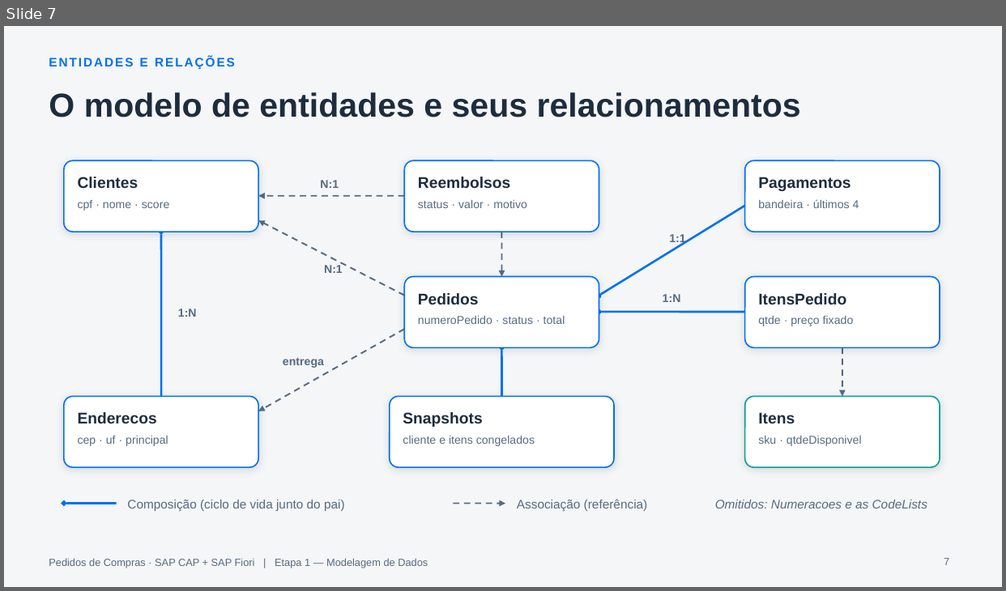
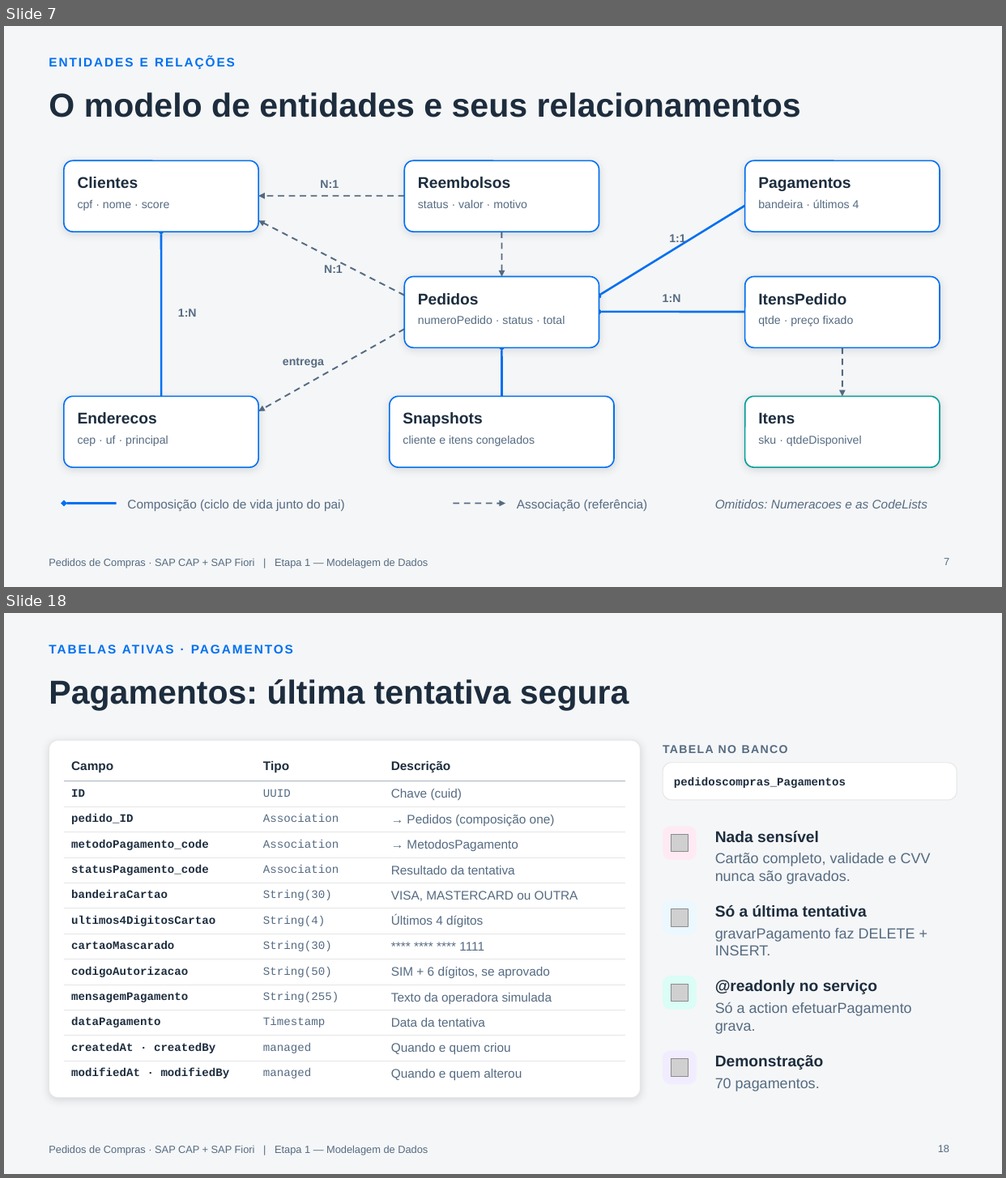
Before and after one commit to AdrianoBispo/sap-cap-nodejs-pedidos-de-compras-app, a slide deck: docs/apresentacoes/01-modelagem-de-dados.pptx. Shown one above the other, each under a label of ours: slide 7 before the commit, slides 7 and 18 after it; the slides between them are not shown. The pictures are 1006x591 and 1006x1178 pixels, drawn with LibreOffice and Linux fonts; fonts in the diff are those of the drawing; grey boxes stand for pictures. Boxes give left, top, right and bottom in pixels: in the first picture for what was removed or moved away, otherwise in the second. Text is boxed around its words. In the diff, an @@ line names an element or a change of style, - is before the commit and + after.

```diff
--- a/docs/apresentacoes/01-modelagem-de-dados.pptx
+++ b/docs/apresentacoes/01-modelagem-de-dados.pptx
@@ slide 18 added at box(4, 613, 1002, 1174), background #F5F6F7; not listed: 1 template element that a slide beside it also shows @@
@@ text added at box(49, 637, 798, 661), 12 pt, text #0070F2, bold @@
+TABELAS ATIVAS · PAGAMENTOS
@@ title added at box(49, 679, 629, 710), 32 pt, text #1D2D3E, bold @@
+Pagamentos: última tentativa segura
@@ rounded rectangle added at box(49, 740, 641, 1098), fill #FFFFFF, outline #E5E5E5 0.75 pt @@
@@ table added at box(64, 752, 625, 1084), 13 rows, 3 columns @@
+Campo | Tipo | Descrição
+ID | UUID | Chave (cuid)
+pedido_ID | Association | → Pedidos (composição one)
+metodoPagamento_code | Association | → MetodosPagamento
+statusPagamento_code | Association | Resultado da tentativa
+bandeiraCartao | String(30) | VISA, MASTERCARD ou OUTRA
+ultimos4DigitosCartao | String(4) | Últimos 4 dígitos
+cartaoMascarado | String(30) | **** **** **** 1111
+codigoAutorizacao | String(50) | SIM + 6 dígitos, se aprovado
+mensagemPagamento | String(255) | Texto da operadora simulada
+dataPagamento | Timestamp | Data da tentativa
+createdAt · createdBy | managed | Quando e quem criou
+modifiedAt · modifiedBy | managed | Quando e quem alterou
@@ text added at box(663, 745, 788, 753), 11 pt, text #556B82, bold @@
+TABELA NO BANCO
@@ rounded rectangle added at box(663, 763, 957, 800), fill #FFFFFF, outline #E5E5E5 0.75 pt @@
@@ text added at box(674, 777, 846, 788), 11 pt, text #1D2D3E, bold @@
+pedidoscompras_Pagamentos
@@ rounded rectangle added at box(663, 826, 697, 860), fill #FFEAF4 @@
@@ text added at box(715, 831, 819, 842), 15 pt, text #1D2D3E, bold @@
+Nada sensível
@@ picture added at box(671, 835, 688, 852) @@
@@ text added at box(715, 853, 931, 884), 14 pt, text #556B82 @@
+Cartão completo, validade e CVV nunca são gravados.
@@ rounded rectangle added at box(663, 901, 697, 935), fill #EBF8FF @@
@@ picture added at box(671, 909, 688, 926) @@
@@ text added at box(715, 905, 867, 917), 15 pt, text #1D2D3E, bold @@
+Só a última tentativa
@@ text added at box(715, 928, 915, 956), 14 pt, text #556B82 @@
+gravarPagamento faz DELETE + INSERT.
@@ rounded rectangle added at box(663, 976, 697, 1010), fill #DAFDF5 @@
@@ picture added at box(671, 984, 688, 1002) @@
@@ text added at box(715, 980, 877, 995), 15 pt, text #1D2D3E, bold @@
+@readonly no serviço
@@ text added at box(715, 1003, 912, 1034), 14 pt, text #556B82 @@
+Só a action efetuarPagamento grava.
@@ rounded rectangle added at box(663, 1051, 697, 1084), fill #F1ECFF @@
@@ picture added at box(671, 1059, 688, 1076) @@
@@ text added at box(715, 1055, 824, 1070), 15 pt, text #1D2D3E, bold @@
+Demonstração
@@ text added at box(715, 1078, 820, 1092), 14 pt, text #556B82 @@
+70 pagamentos.
@@ page number added at box(938, 1145, 949, 1152), 10 pt, text #556B82 @@
+18
```
Also in this commit, not shown: 6 slides changed, 19 other slides added, 10 other files.
